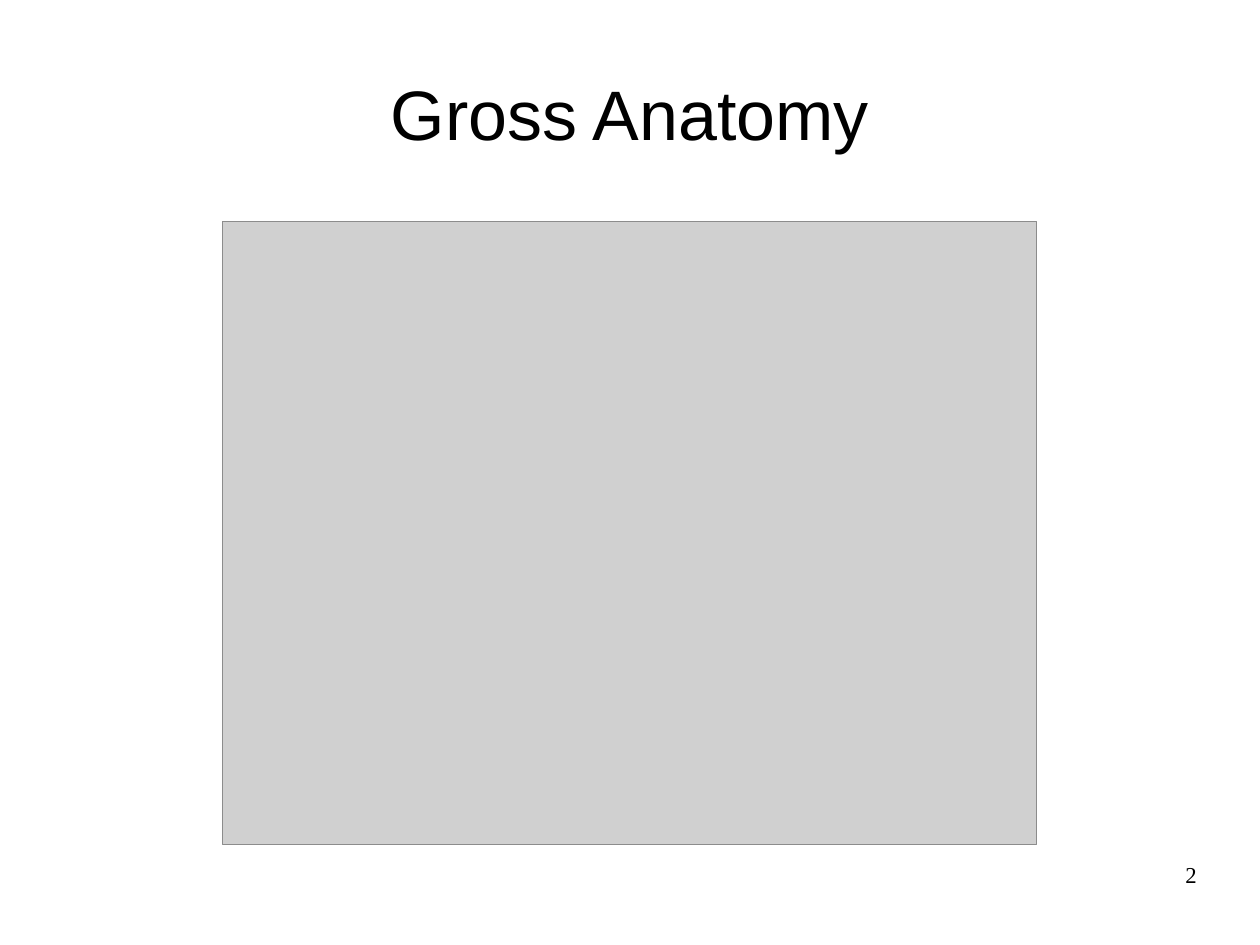
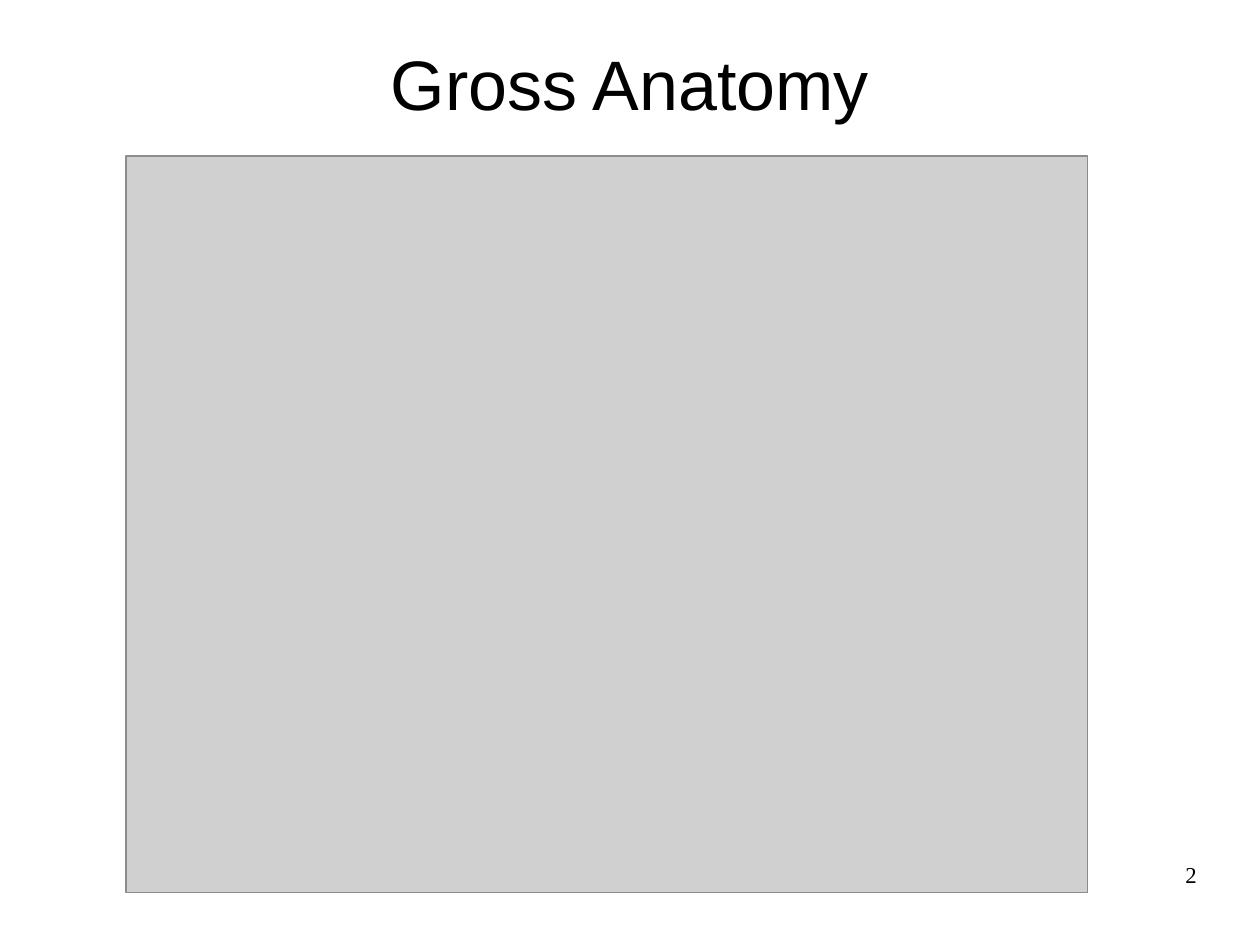
Before and after one commit to ccnlab/teaching, a slide deck: slide 2 of ccn/randy_slides/oreilly_ccn_brainareas.pptx. Drawn at 1260x945 pixels with LibreOffice and Linux fonts; fonts in the diff are those of the drawing; grey boxes stand for pictures; background and template pictures are left out. Boxes give left, top, right and bottom in pixels: in the first picture for what was removed or moved away, otherwise in the second. Text is boxed around its words. In the diff, an @@ line names an element or a change of style, - is before the commit and + after.

Commit message:
slides updates

```diff
--- a/ccn/randy_slides/oreilly_ccn_brainareas.pptx
+++ b/ccn/randy_slides/oreilly_ccn_brainareas.pptx
@@ title "Gross Anatomy": place and size @@
-title "Gross Anatomy" at [391,91,869,153]
+title "Gross Anatomy" at [391,61,869,123]
@@ picture: place and size @@
-picture at [223,222,1037,845]
+picture at [126,156,1087,892]
```
Also in this commit, not shown: 1 other slide changed, 1 slide added, 3 other files.
